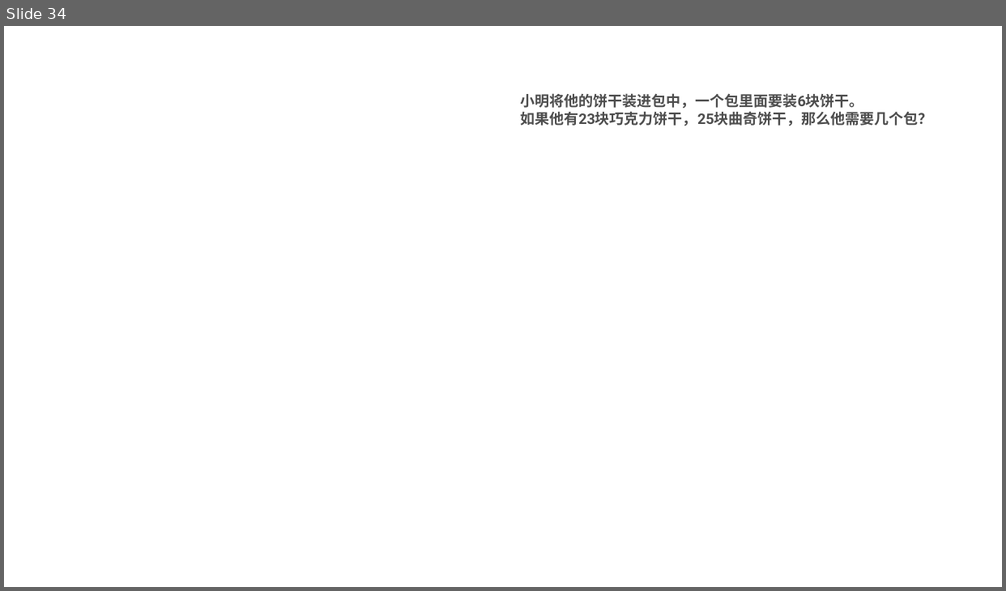
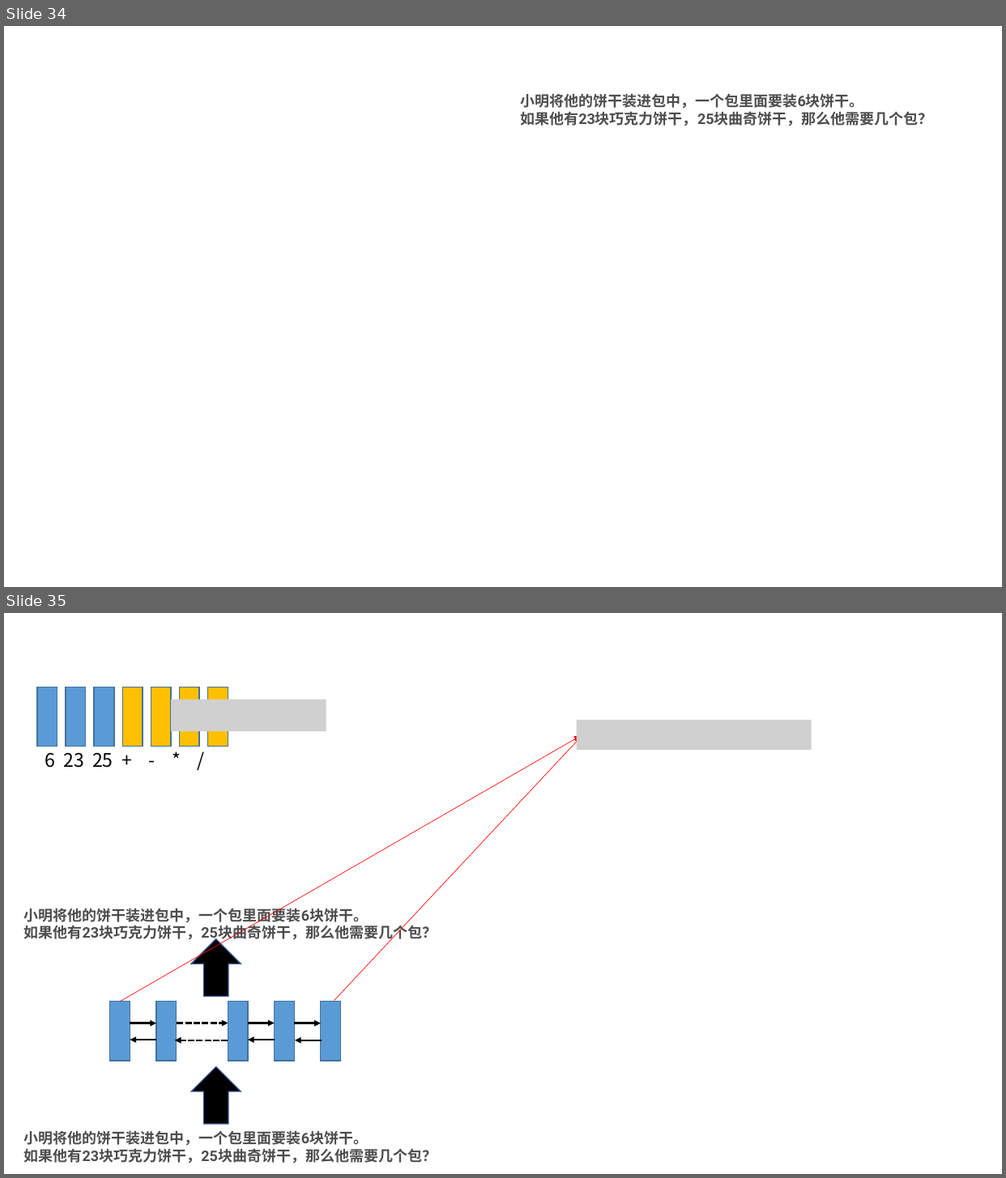
Before and after one commit to xhsun1997/MWP, a slide deck: ppt/mwp.pptx. Shown one above the other, each under a label of ours: slide 34 before the commit, slides 34 and 35 after it. The pictures are 1006x591 and 1006x1178 pixels, drawn with LibreOffice and Linux fonts; fonts in the diff are those of the drawing; grey boxes stand for pictures. Boxes give left, top, right and bottom in pixels: in the first picture for what was removed or moved away, otherwise in the second. Text is boxed around its words. In the diff, an @@ line names an element or a change of style, - is before the commit and + after.

Commit message:
add

```diff
--- a/ppt/mwp.pptx
+++ b/ppt/mwp.pptx
@@ slide 35 added at [4,613,1002,1174], background #FFFFFF @@
@@ rectangle added at [37,687,57,747], fill #5B9BD5, outline #43739E 1 pt @@
@@ rectangle added at [66,687,86,747], fill #5B9BD5, outline #43739E 1 pt @@
@@ rectangle added at [94,687,114,747], fill #5B9BD5, outline #43739E 1 pt @@
@@ rectangle added at [122,687,143,747], fill #FFC000, outline #43739E 1 pt @@
@@ rectangle added at [151,687,171,747], fill #FFC000, outline #43739E 1 pt @@
@@ picture added at [171,699,326,731] @@
@@ rectangle added at [179,687,199,747], fill #FFC000, outline #43739E 1 pt @@
@@ rectangle added at [207,687,228,747], fill #FFC000, outline #43739E 1 pt @@
@@ picture added at [577,720,812,750] @@
@@ text added at [44,752,113,768], 18 pt, text #000000 @@
+6 23 25 + - * /
@@ arrow added from (120, 1002) to (581, 736), #FF0000 0.5 pt @@
@@ arrow added from (334, 1001) to (581, 737), #FF0000 0.5 pt @@
@@ text added at [24,905,437,943], 14 pt, text #4D4D4D, bold @@
+小明将他的饼干装进包中，一个包里面要装6块饼干。
+如果他有23块巧克力饼干，25块曲奇饼干，那么他需要几个包？
@@ up arrow added at [191,939,241,996], fill #000000, outline #325491 1 pt @@
@@ rectangle added at [109,1002,130,1061], fill #5B9BD5, outline #43739E 1 pt @@
@@ arrow added from (130, 1023) to (156, 1023), #000000 2 pt @@
@@ rectangle added at [156,1002,177,1061], fill #5B9BD5, outline #43739E 1 pt @@
@@ arrow added from (177, 1023) to (228, 1023), #000000 2 pt dashed @@
@@ rectangle added at [228,1002,248,1061], fill #5B9BD5, outline #43739E 1 pt @@
@@ arrow added from (248, 1023) to (275, 1023), #000000 2 pt @@
@@ rectangle added at [275,1002,295,1061], fill #5B9BD5, outline #43739E 1 pt @@
@@ arrow added from (295, 1023) to (321, 1023), #000000 2 pt @@
@@ rectangle added at [321,1002,341,1061], fill #5B9BD5, outline #43739E 1 pt @@
@@ arrow added from (156, 1040) to (130, 1040), #000000 2 pt @@
@@ arrow added from (228, 1041) to (175, 1041), #000000 2 pt dashed @@
@@ arrow added from (275, 1040) to (248, 1040), #000000 2 pt @@
@@ arrow added from (322, 1041) to (296, 1041), #000000 2 pt @@
@@ up arrow added at [191,1067,241,1124], fill #000000, outline #325491 1 pt @@
@@ text added at [24,1131,437,1164], 14 pt, text #4D4D4D, bold @@
+小明将他的饼干装进包中，一个包里面要装6块饼干。
+如果他有23块巧克力饼干，25块曲奇饼干，那么他需要几个包？
```
Also in this commit, not shown: 10 other slides added.
